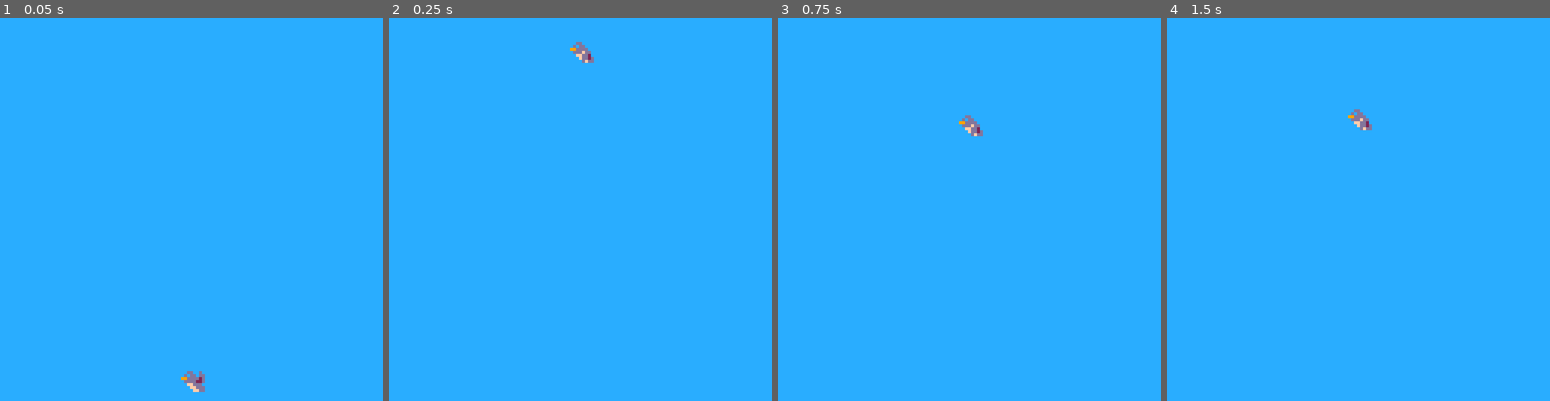
Above: before the commit, frames 1-4 (left to right).
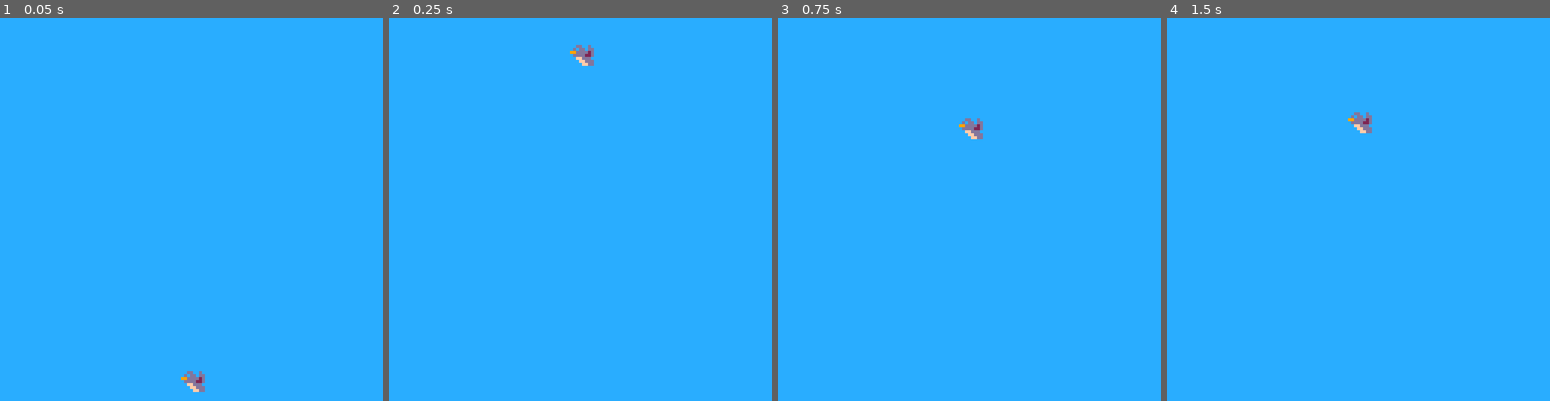
Above: after the commit, the same moments.

Repository: sealgair/ForestFiends
Game: Godot game, scene res://Shroo.tscn
Same seed, same stepped clock (60 frames per second), same inputs: the game is played once before the commit and once after it. This scene is started directly instead of the project's main scene.
Inputs:
- Up to frame 1 (0.05 s): no input
- Up to frame 2 (0.25 s): no input
- Up to frame 3 (0.75 s): no input
- Up to frame 4 (1.5 s): no input

Frame 1 is identical in both runs. In frame 2, 0.2% of the frame differs, in the area x 47-54%, y 6-13%; in frame 3, 0.2%; in frame 4, 0.2%.

Commit message:
brid can dive

Diff:
--- a/Brid.gd
+++ b/Brid.gd
@@ -1,6 +1,7 @@
 extends "Player.gd"
 
 var flap_speed = -150
+var dive_speed = 80
 var flaps = 0
 var max_flaps = 3
 var flapped = 0.0
@@ -17,6 +18,31 @@
 		flapped = 0.3
 		velocity.y = flap_speed
 
+func get_input():
+	.get_input()
+	if is_attacking():
+		if is_on_floor():
+			velocity.x = 0
+		else:
+			velocity.x = dive_speed
+			if not $AnimatedSprite.flip_h:
+				velocity.x *= -1
+
+func attack():
+	.attack()
+	if not is_on_floor():
+		var an = attackNode.get_ref()
+		an.transform.origin.y += 8
+		velocity.y = dive_speed
+
+func get_animation():
+	var anim_name = .get_animation()
+	if anim_name == "attack" and not is_on_floor():
+		return "dive"
+	elif anim_name == "jump" and flapped > 0:
+		return "flap"
+	return anim_name
+
 
 func _process(delta):
 	if is_on_floor():
--- a/Brid.tscn
+++ b/Brid.tscn
@@ -41,5 +41,4 @@
 
 [node name="AnimatedSprite" parent="." index="0"]
 material = SubResource( 2 )
-animation = "New Anim"
-frame = 0
+animation = "flap"
--- a/Player.gd
+++ b/Player.gd
@@ -29,14 +29,20 @@
 		palette = player - 1
 	$AnimatedSprite.material.set_shader_param("palette", palette)
 
+	# TODO: invincibilty after spawn
+
 func special():
 	if is_on_floor():
 		jumping = true
 		velocity.y = jump_speed
 
 func attack():
+	make_attack()
+
+func make_attack(offset=Vector2(0,0)):
 	var instance = load("res://Attack.tscn").instance()
 	instance.attacker = self
+	instance.transform.origin += offset
 	instance.set_name("attack")
 	add_child(instance)
 	attackNode = weakref(instance)
@@ -71,6 +77,19 @@
 	transform.origin.y = wrapf(transform.origin.y, 0, screen_size.y)
 
 
+func is_attacking():
+	return attackNode.get_ref()
+
+func get_animation():
+	if is_attacking():
+		return "attack"
+	elif not is_on_floor():
+		return "jump"
+	elif velocity.length() > 0:
+		return "walk"
+	else:
+		return "idle"
+
 func _process(delta):
 	if velocity.x >= 1:
 		$AnimatedSprite.flip_h = true
@@ -78,19 +97,13 @@
 		$AnimatedSprite.flip_h = false
 
 	if not dead:
-		if attackNode.get_ref():
-			var an = attackNode.get_ref()
-			$AnimatedSprite.animation = "attack"
+		$AnimatedSprite.animation = get_animation()
+		var an = attackNode.get_ref()
+		if an:
 			an.get_node("AnimatedSprite").flip_h = $AnimatedSprite.flip_h
 			an.transform.origin.x = abs(an.transform.origin.x)
 			if not $AnimatedSprite.flip_h:
 				an.transform.origin.x *= -1
-		elif not is_on_floor():
-			$AnimatedSprite.animation = "jump"
-		elif velocity.length() > 0:
-			$AnimatedSprite.animation = "walk"
-		else:
-			$AnimatedSprite.animation = "idle"
 
 
 func die():
--- a/Player.tscn
+++ b/Player.tscn
@@ -10,10 +10,6 @@
 shader = ExtResource( 1 )
 shader_param/palette = 0
 shader_param/palette_length = 4
-
-[sub_resource type="AtlasTexture" id=22]
-atlas = ExtResource( 3 )
-region = Rect2( 96, 16, 16, 16 )
 
 [sub_resource type="AtlasTexture" id=23]
 atlas = ExtResource( 3 )
@@ -31,6 +27,18 @@
 atlas = ExtResource( 4 )
 region = Rect2( 16, 0, 16, 16 )
 
+[sub_resource type="AtlasTexture" id=30]
+atlas = ExtResource( 3 )
+region = Rect2( 64, 16, 16, 16 )
+
+[sub_resource type="AtlasTexture" id=31]
+atlas = ExtResource( 3 )
+region = Rect2( 48, 16, 16, 16 )
+
+[sub_resource type="AtlasTexture" id=32]
+atlas = ExtResource( 3 )
+region = Rect2( 32, 16, 16, 16 )
+
 [sub_resource type="AtlasTexture" id=25]
 atlas = ExtResource( 3 )
 region = Rect2( 0, 16, 16, 16 )
@@ -38,10 +46,6 @@
 [sub_resource type="AtlasTexture" id=26]
 atlas = ExtResource( 3 )
 region = Rect2( 32, 16, 16, 16 )
-
-[sub_resource type="AtlasTexture" id=27]
-atlas = ExtResource( 3 )
-region = Rect2( 48, 16, 16, 16 )
 
 [sub_resource type="AtlasTexture" id=28]
 atlas = ExtResource( 3 )
@@ -53,11 +57,6 @@
 
 [sub_resource type="SpriteFrames" id=8]
 animations = [ {
-"frames": [ SubResource( 22 ) ],
-"loop": true,
-"name": "New Anim",
-"speed": 5.0
-}, {
 "frames": [ SubResource( 23 ) ],
 "loop": false,
 "name": "attack",
@@ -73,12 +72,22 @@
 "name": "decay",
 "speed": 10.0
 }, {
+"frames": [ SubResource( 30 ) ],
+"loop": true,
+"name": "dive",
+"speed": 5.0
+}, {
+"frames": [ SubResource( 31 ), SubResource( 32 ) ],
+"loop": false,
+"name": "flap",
+"speed": 5.0
+}, {
 "frames": [ SubResource( 25 ) ],
 "loop": true,
 "name": "idle",
 "speed": 5.0
 }, {
-"frames": [ SubResource( 26 ), SubResource( 27 ) ],
+"frames": [ SubResource( 26 ) ],
 "loop": true,
 "name": "jump",
 "speed": 5.0
Not shown: 1 places in Player.tscn that only renumber resources
